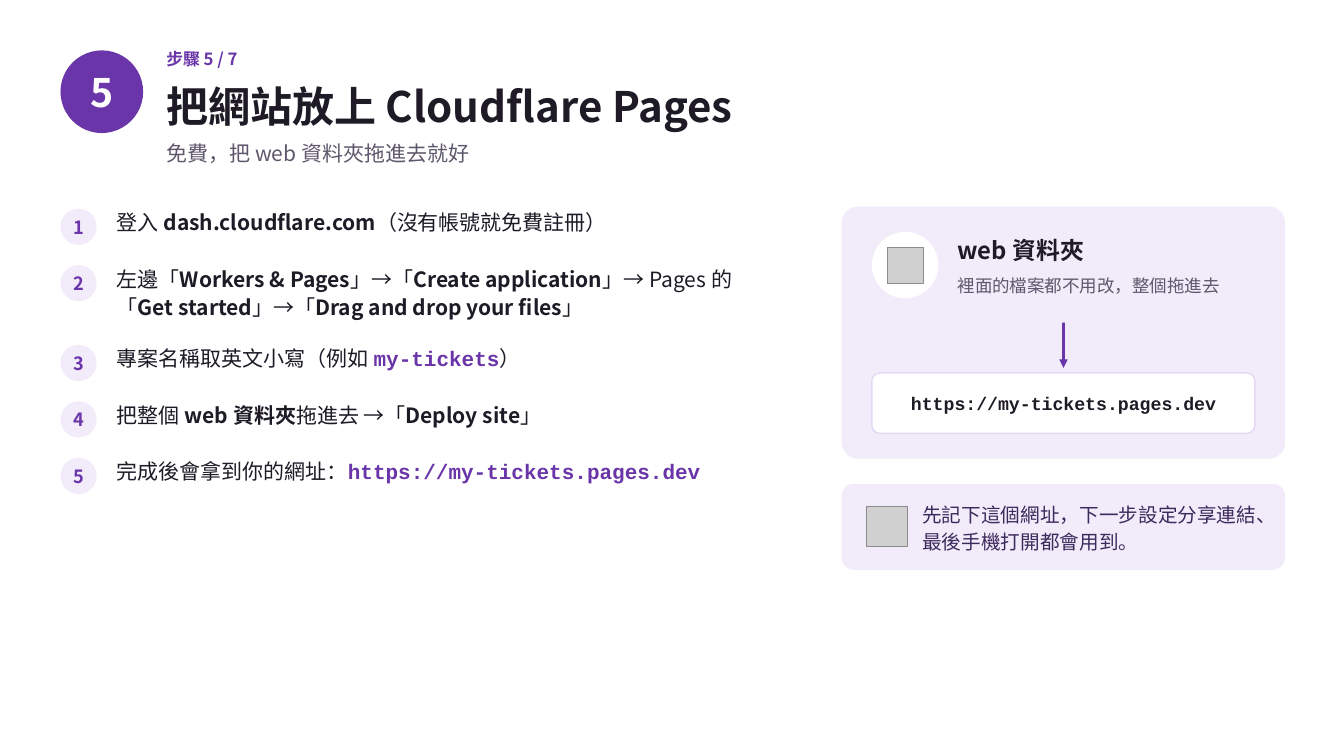
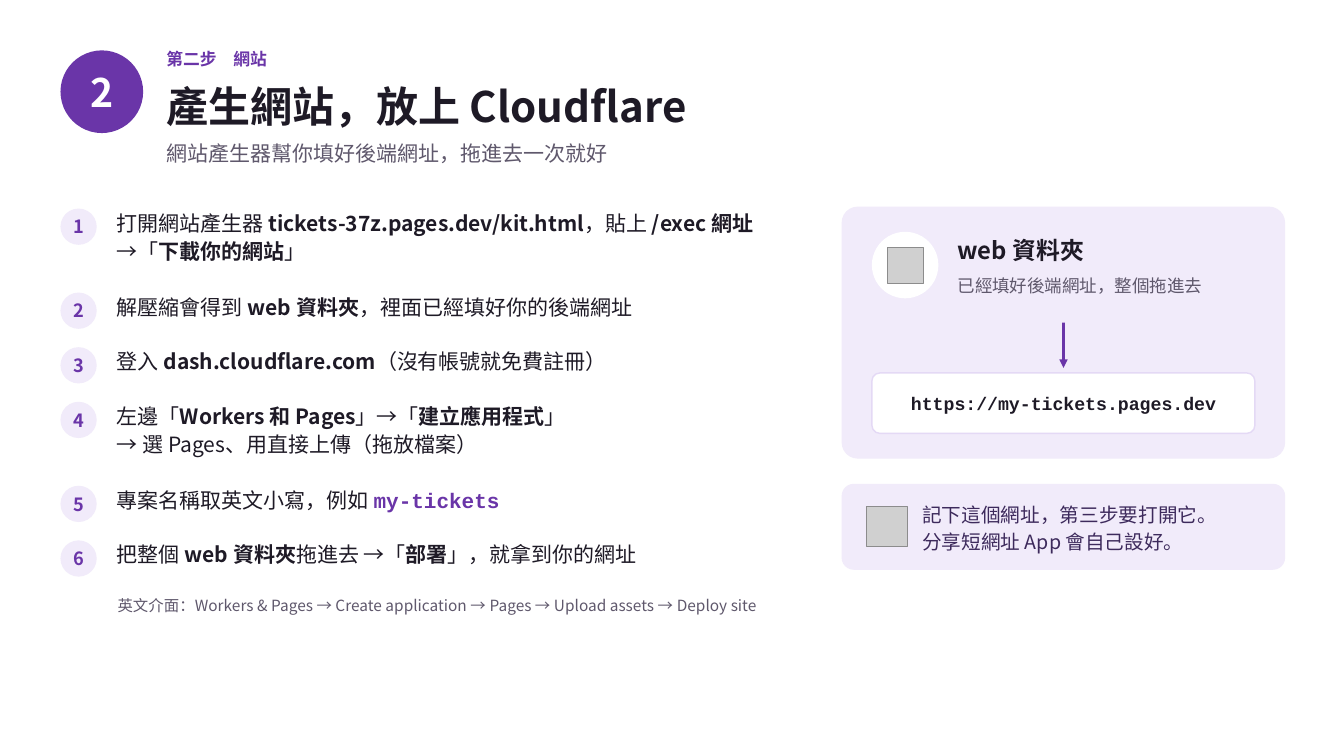
Before and after one commit to ktt823/ticket-wallet-kit, a slide deck: slide 7 of 票券-自己架一套/安裝說明.pptx (slide 8 before the commit). Drawn at 1344x756 pixels with LibreOffice and Linux fonts; fonts in the diff are those of the drawing; grey boxes stand for pictures. Boxes give left, top, right and bottom in pixels: in the first picture for what was removed or moved away, otherwise in the second. Text is boxed around its words. In the diff, an @@ line names an element or a change of style, - is before the commit and + after.

```diff
--- a/票券-自己架一套/安裝說明.pptx
+++ b/票券-自己架一套/安裝說明.pptx
@@ text at <box>166,50,267,67</box>: text changed @@
-步驟 5 / 7
+第二步 網站
@@ text at <box>90,77,113,107</box>: text changed @@
-5
+2
@@ text at <box>166,86,687,128</box>: text changed @@
-把網站放上 Cloudflare Pages
+產生網站，放上 Cloudflare
@@ text at <box>166,143,607,163</box>: text changed @@
-免費，把 web 資料夾拖進去就好
+網站產生器幫你填好後端網址，拖進去一次就好
@@ text added at <box>117,213,753,261</box>, 15 pt, text #1E1A26, bold @@
+打開網站產生器 tickets-37z.pages.dev/kit.html，貼上 /exec 網址 →「下載你的網站」
@@ text "2": place and size @@
-text "2" at <box>73,276,84,290</box>
+text "2" at <box>73,303,84,317</box>
@@ ellipse: place and size @@
-ellipse at <box>60,265,97,301</box>
+ellipse at <box>60,292,97,329</box>
@@ text at <box>117,297,632,317</box>: text changed; bold off @@
-左邊「Workers & Pages」→「Create application」→ Pages 的「Get started」→「Drag and drop your files」
+解壓縮會得到 web 資料夾，裡面已經填好你的後端網址
@@ text at <box>958,277,1203,294</box>: text changed @@
-裡面的檔案都不用改，整個拖進去
+已經填好後端網址，整個拖進去
@@ text "登入 dash.cloudflare.com（沒有帳號就免費註冊）": place and size @@
-text "登入 dash.cloudflare.com（沒有帳號就免費註冊）" at <box>117,212,607,232</box>
+text "登入 dash.cloudflare.com（沒有帳號就免費註冊）" at <box>117,351,607,371</box>
@@ text at <box>117,406,566,457</box>: text changed; bold off @@
-把整個 web 資料夾拖進去 →「Deploy site」
+左邊「Workers 和 Pages」→「建立應用程式」
+→ 選 Pages、用直接上傳（拖放檔案）
@@ text removed at <box>117,461,700,484</box> @@
-完成後會拿到你的網址：https://my-tickets.pages.dev
@@ text "5": place and size @@
-text "5" at <box>73,469,84,483</box>
+text "5" at <box>73,497,84,511</box>
@@ ellipse: place and size @@
-ellipse at <box>60,458,97,494</box>
+ellipse at <box>60,486,97,522</box>
@@ text at <box>117,490,500,513</box>: text changed @@
-專案名稱取英文小寫（例如 my-tickets）
+專案名稱取英文小寫，例如 my-tickets
@@ text at <box>922,505,1217,554</box>: text changed @@
-先記下這個網址，下一步設定分享連結、最後手機打開都會用到。
+記下這個網址，第三步要打開它。
+分享短網址 App 會自己設好。
@@ ellipse added at <box>60,540,97,577</box>, fill #F1EBFA @@
@@ text added at <box>73,551,84,565</box>, 13 pt, text #6A35A8, bold @@
+6
@@ text added at <box>117,544,637,564</box>, 15 pt, text #1E1A26 @@
+把整個 web 資料夾拖進去 →「部署」，就拿到你的網址
@@ text added at <box>118,598,757,615</box>, 11 pt, text #5F586C @@
+英文介面：Workers & Pages → Create application → Pages → Upload assets → Deploy site
```
Also in this commit, not shown: 10 other slides changed, 2 slides removed, 8 other files.
